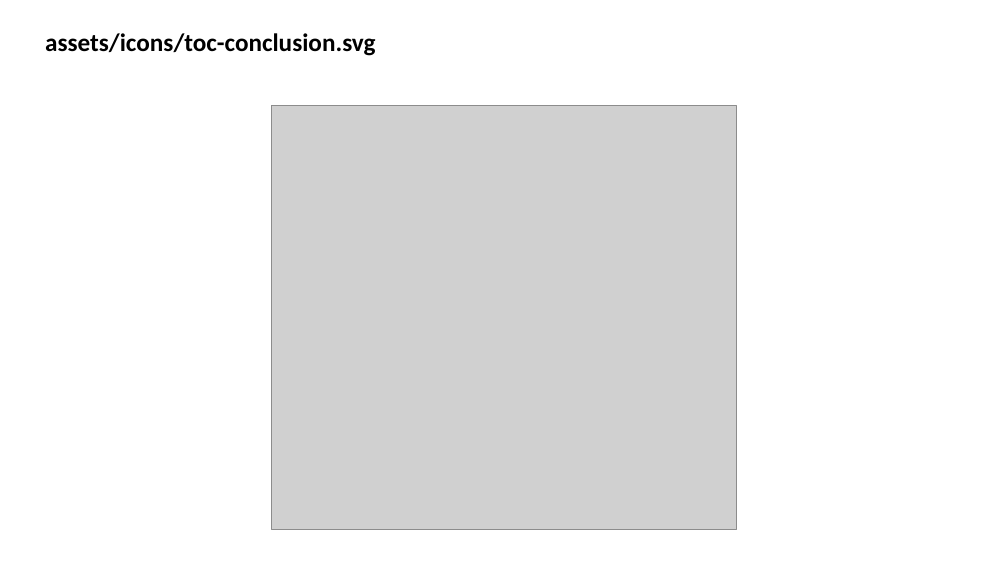
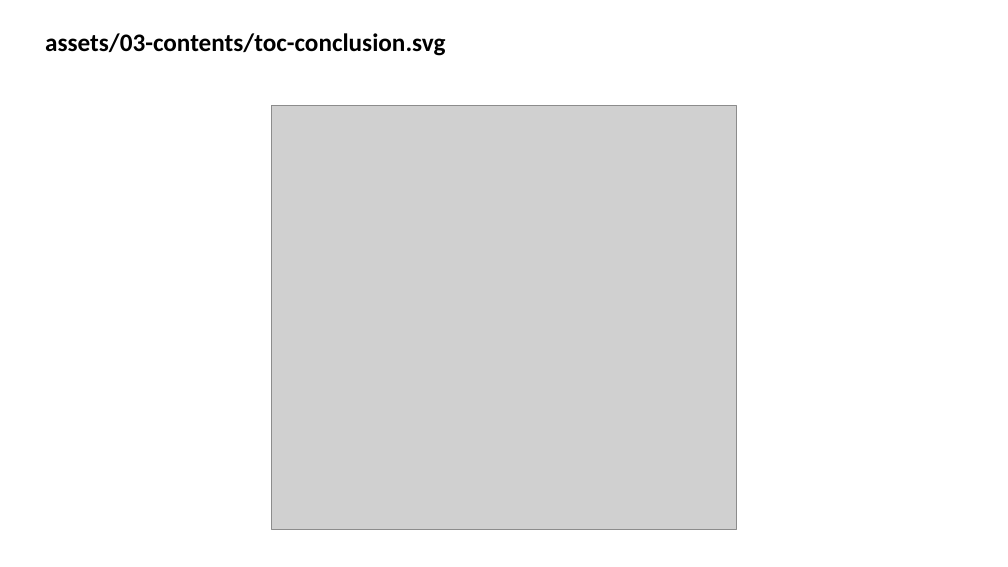
Before and after one commit to wdumontaud/slides_PUCPR, a slide deck: slide 8 of assets/illustrations.pptx. Drawn at 1008x567 pixels with LibreOffice and Linux fonts; fonts in the diff are those of the drawing; grey boxes stand for pictures. Boxes give left, top, right and bottom in pixels: in the first picture for what was removed or moved away, otherwise in the second. Text is boxed around its words. In the diff, an @@ line names an element or a change of style, - is before the commit and + after.

```diff
--- a/assets/illustrations.pptx
+++ b/assets/illustrations.pptx
@@ text at (x1=45, y1=33, x2=445, y2=56): text changed @@
-assets/icons/toc-conclusion.svg
+assets/03-contents/toc-conclusion.svg
```
Also in this commit, not shown: 10 other slides changed, 1 other file.
